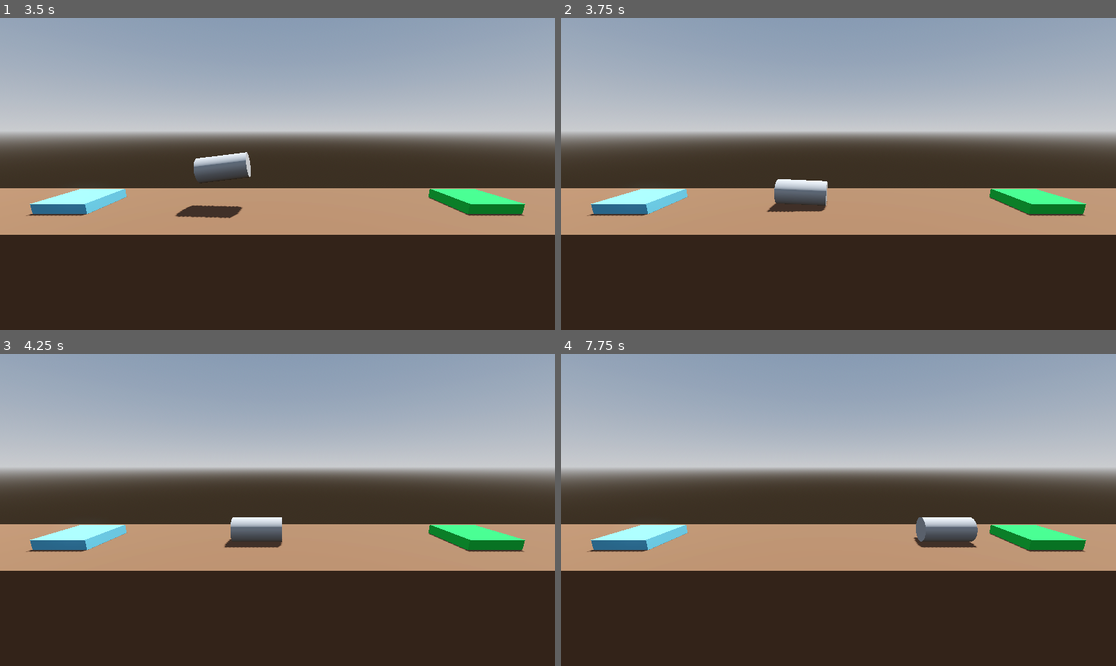
Above: before the commit, frames 1-4 (two rows, left to right).
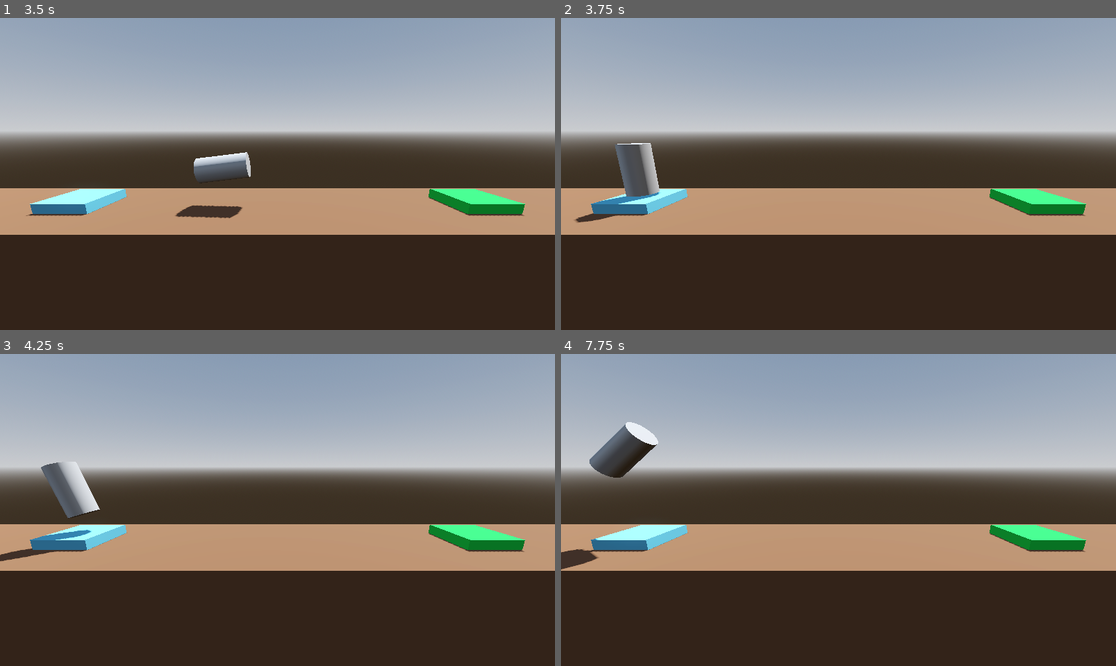
Above: after the commit, the same moments.

Repository: yubinex/project-boost
Game: Godot game, scene res://level/level.tscn
Two runs of this game, one before a commit and one after it. Both use one fixed random seed, a clock stepped at 60 frames per second and the inputs below.
Inputs:
- Up to frame 1 (3.5 s): tap Enter at 0.5 s; hold Right (right) 0.53-1.28 s; hold Space (boost) 0.53-1.28 s; hold Left (left) 1.28-2.03 s; tap Space (boost) at 1.35, 2.85 s; hold Space (boost) 2.03-2.78 s; hold Right (right) from 2.03 s (still down)
- Up to frame 2 (3.75 s): release Right (right) at 3.53 s; hold Left (left) from 3.53 s (still down); hold Space (boost) from 3.53 s (still down)
- Up to frame 3 (4.25 s): keep holding Left (left); keep holding Space (boost)
- Up to frame 4 (7.75 s): release Space (boost) at 4.28 s; tap Space (boost) at 4.35, 5.85, 7.35 s; hold Space (boost) 5.03-5.78 s; release Left (left) at 5.78 s; hold Right (right) from 5.78 s (still down); hold Space (boost) 6.53-7.28 s

Frame 1 is identical in both runs. In frame 2, 2.2% of the frame differs, in the area x 2-49%, y 40-66%; in frame 3, 2.3%; in frame 4, 2.6%, in the area x 0-76%, y 21-70%.

Commit message:
feat: Update player.gd to improve game logic and UI feedback
- Improved responsiveness by adding a complete_level function that prints "Level Complete!" and quits the game
- Implemented a crash_sequence function that prints "KABOOM!" and reloads the current scene when the player crashes into a hazard

Diff:
--- a/player.gd
+++ b/player.gd
@@ -2,7 +2,7 @@
 
 ## The vertical force applied to the object when moving upwards,
 ## controlling the strength of the thrust.
-@export_range(750.0, 3000.0) var thrust: float = 1000.0
+@export_range(750.0, 3000.0, 1.0) var thrust: float = 1000.0
 ## The rotational force applied to the object,
 ## controlling how quickly it rotates or turns.
 @export var torque_thrust: float = 100.0
@@ -22,7 +22,17 @@
 
 func _on_body_entered(body: Node) -> void:
 	if "Goal" in body.get_groups():
-		print("You win!")
+		call_deferred("complete_level")
 
 	if "Hazard" in body.get_groups():
-		print("You crashed!")
+		call_deferred("crash_sequence")
+
+
+func complete_level() -> void:
+	print("Level Complete!")
+	get_tree().quit()
+
+
+func crash_sequence() -> void:
+	print("KABOOM!")
+	get_tree().reload_current_scene()
